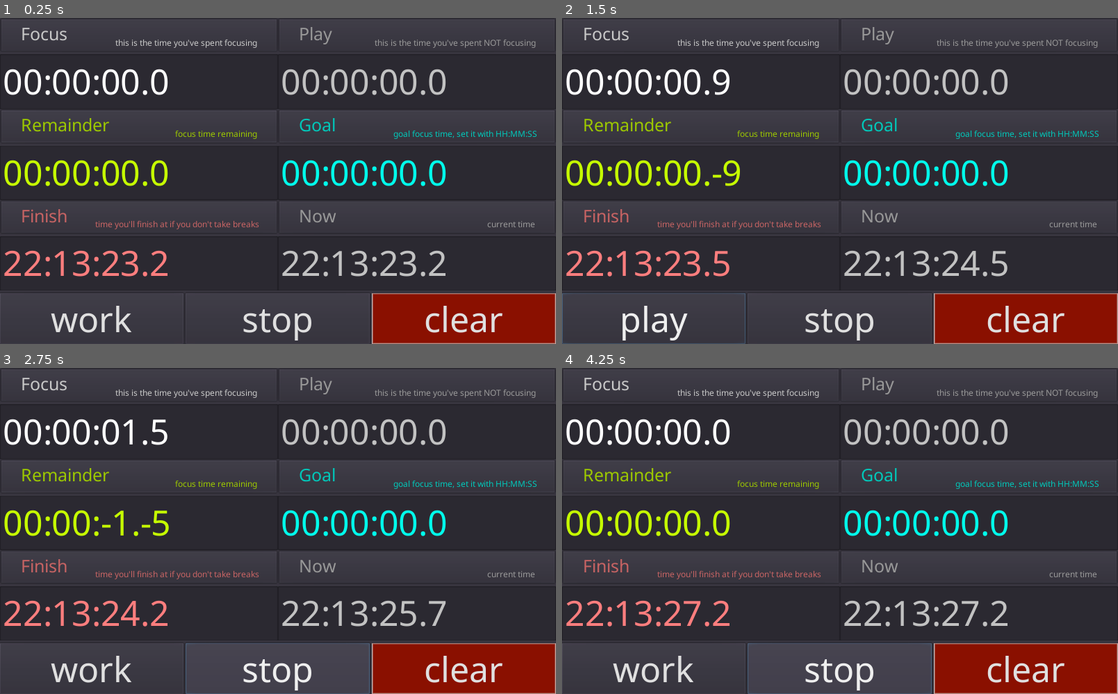
Above: before the commit, frames 1-4 (two rows, left to right).
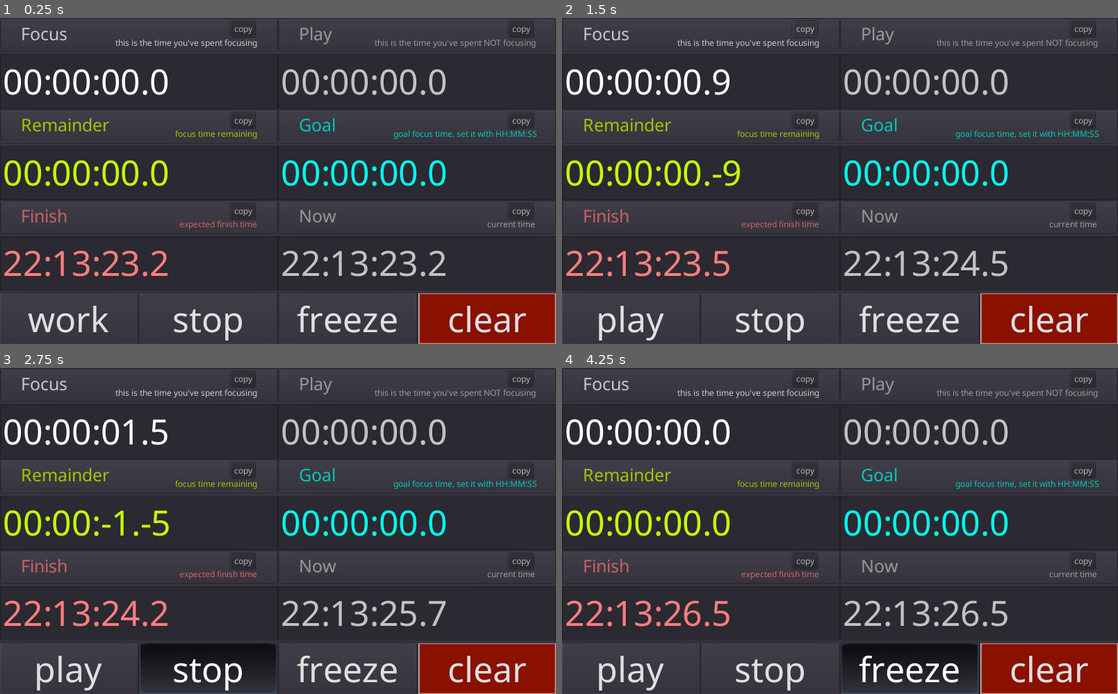
Above: after the commit, the same moments.

Repository: Streq/workplaytimer
Game: Godot game, scene res://main.tscn
Same seed, same stepped clock (60 frames per second), same inputs: the game is played once before the commit and once after it.
Inputs (mouse positions are in pixels of both pictures, inside the frame that each line leads up to):
- Up to frame 1 (0.25 s): no input
- Up to frame 2 (1.5 s): click "work" at 0.5 s; click (806, 27) at 1.25 s, where only the run after the commit has a clickable "copy"
- Up to frame 3 (2.75 s): click "stop" at 2 s
- Up to frame 4 (4.25 s): click "clear" at 2.75 s; click (912, 667) at 3.5 s, where only the run after the commit has a clickable "freeze"

The runs differ from the first frame. In frame 1, 3.9% of the frame differs, in the area x 5-96%, y 2-100%; in frame 2, 4.1%; in frame 3, 6.5%, in the area x 6-96%, y 2-100%; in frame 4, 6.2%.

Commit message:
freeze button + copy button

Diff:
--- /dev/null
+++ b/copy_to_clipboard.gd
@@ -0,0 +1,14 @@
+extends Button
+
+
+# Declare member variables here. Examples:
+# var a: int = 2
+# var b: String = "text"
+
+
+# Called when the node enters the scene tree for the first time.
+func _ready() -> void:
+	connect("pressed", self, "copy_to_clipboard")
+
+func copy_to_clipboard():
+	OS.clipboard = $"%label".text
--- a/main.gd
+++ b/main.gd
@@ -3,19 +3,26 @@
 onready var play: Button = $"%play"
 onready var stop: Button = $"%stop"
 onready var clear: Button = $"%clear"
+onready var freeze: Button = $"%freeze"
+
+onready var timers: GridContainer = $"%timers"
 
 onready var work_timer: TimeLabel = $"%work_timer"
 onready var play_timer: TimeLabel = $"%play_timer"
 onready var expected_finish: TimeLabel = $"%expected_finish"
 onready var work_goal: TimeLabel = $"%work_goal"
+onready var now: TimeLabel = $"%now"
 
 func _ready() -> void:
 	play.connect("pressed",self,"_on_play_button_pressed")
 	stop.connect("pressed",self,"_on_stop_button_pressed")
 	clear.connect("pressed",self,"_on_clear_button_pressed")
+	freeze.connect("pressed",self,"_on_freeze_button_pressed")
 	_on_clear_button_pressed()
 
 func _on_play_button_pressed():
+	unfreeze()
+	set_stop(false)
 	work_timer.switch()
 	if work_timer.stopped:
 		play_timer.on()
@@ -25,10 +32,40 @@
 		play.text = "play"
 		expected_finish.update_time()
 
+var stop_pressed = false
 func _on_stop_button_pressed():
-	work_timer.off()
-	play_timer.off()
-	play.text = "work"
+	set_stop(!stop_pressed)
+
+func set_stop(val):
+	unfreeze()
+	stop_pressed = val
+	work_timer.set_frozen(stop_pressed)
+	play_timer.set_frozen(stop_pressed)
+	stop.pressed = stop_pressed
+
+func _on_freeze_button_pressed():
+	if frozen:
+		unfreeze()
+	else:
+		freeze()
+
+var frozen = false
+
+func freeze():
+	set_stop(false)
+	frozen = true
+#	freeze.text = "thaw"
+	freeze.pressed = true
+	for timer in timers.get_children():
+		timer.freeze()
+
+func unfreeze():
+	frozen = false
+#	freeze.text = "freeze"
+	freeze.pressed = false
+	for timer in timers.get_children():
+		timer.unfreeze()
+
 
 func _on_clear_button_pressed():
 	work_timer.off()
--- a/main.tscn
+++ b/main.tscn
@@ -70,7 +70,8 @@
 size_flags_vertical = 3
 alignment = 1
 
-[node name="GridContainer" type="GridContainer" parent="HBoxContainer/VBoxContainer"]
+[node name="timers" type="GridContainer" parent="HBoxContainer/VBoxContainer"]
+unique_name_in_owner = true
 margin_right = 1024.0
 margin_bottom = 504.0
 size_flags_horizontal = 3
@@ -79,13 +80,13 @@
 custom_constants/hseparation = 0
 columns = 2
 
-[node name="work_timer" parent="HBoxContainer/VBoxContainer/GridContainer" instance=ExtResource( 3 )]
+[node name="work_timer" parent="HBoxContainer/VBoxContainer/timers" instance=ExtResource( 3 )]
 unique_name_in_owner = true
 margin_right = 512.0
 margin_bottom = 168.0
 color = Color( 1, 1, 1, 1 )
 
-[node name="play_timer" parent="HBoxContainer/VBoxContainer/GridContainer" instance=ExtResource( 3 )]
+[node name="play_timer" parent="HBoxContainer/VBoxContainer/timers" instance=ExtResource( 3 )]
 unique_name_in_owner = true
 margin_left = 512.0
 margin_right = 1024.0
@@ -94,7 +95,7 @@
 title = "Play"
 description = "this is the time you've spent NOT focusing"
 
-[node name="remainder" parent="HBoxContainer/VBoxContainer/GridContainer" instance=ExtResource( 3 )]
+[node name="remainder" parent="HBoxContainer/VBoxContainer/timers" instance=ExtResource( 3 )]
 unique_name_in_owner = true
 margin_top = 168.0
 margin_right = 512.0
@@ -106,7 +107,7 @@
 goal_path = NodePath("../work_goal")
 timer_path = NodePath("../work_timer")
 
-[node name="work_goal" parent="HBoxContainer/VBoxContainer/GridContainer" instance=ExtResource( 3 )]
+[node name="work_goal" parent="HBoxContainer/VBoxContainer/timers" instance=ExtResource( 3 )]
 unique_name_in_owner = true
 margin_left = 512.0
 margin_top = 168.0
@@ -117,7 +118,7 @@
 title = "Goal"
 description = "goal focus time, set it with HH:MM:SS"
 
-[node name="expected_finish" parent="HBoxContainer/VBoxContainer/GridContainer" instance=ExtResource( 3 )]
+[node name="expected_finish" parent="HBoxContainer/VBoxContainer/timers" instance=ExtResource( 3 )]
 unique_name_in_owner = true
 margin_top = 336.0
 margin_right = 512.0
@@ -125,13 +126,13 @@
 script = ExtResource( 7 )
 color = Color( 1, 0.498039, 0.498039, 1 )
 title = "Finish"
-description = "time you'll finish at if you don't take breaks"
+description = "expected finish time"
 remainder_path = NodePath("../remainder")
 timer_path = NodePath("../work_timer")
 goal_path = NodePath("../work_goal")
 now_path = NodePath("../now")
 
-[node name="now" parent="HBoxContainer/VBoxContainer/GridContainer" instance=ExtResource( 3 )]
+[node name="now" parent="HBoxContainer/VBoxContainer/timers" instance=ExtResource( 3 )]
 unique_name_in_owner = true
 margin_left = 512.0
 margin_top = 336.0
@@ -150,22 +151,32 @@
 
 [node name="play" type="Button" parent="HBoxContainer/VBoxContainer/HBoxContainer2"]
 unique_name_in_owner = true
-margin_right = 338.0
+margin_right = 253.0
 margin_bottom = 94.0
 size_flags_horizontal = 3
 text = "work"
 
 [node name="stop" type="Button" parent="HBoxContainer/VBoxContainer/HBoxContainer2"]
 unique_name_in_owner = true
-margin_left = 342.0
-margin_right = 681.0
+margin_left = 257.0
+margin_right = 510.0
 margin_bottom = 94.0
 size_flags_horizontal = 3
+toggle_mode = true
 text = "stop"
+
+[node name="freeze" type="Button" parent="HBoxContainer/VBoxContainer/HBoxContainer2"]
+unique_name_in_owner = true
+margin_left = 514.0
+margin_right = 767.0
+margin_bottom = 94.0
+size_flags_horizontal = 3
+toggle_mode = true
+text = "freeze"
 
 [node name="clear" type="Button" parent="HBoxContainer/VBoxContainer/HBoxContainer2"]
 unique_name_in_owner = true
-margin_left = 685.0
+margin_left = 771.0
 margin_right = 1024.0
 margin_bottom = 94.0
 size_flags_horizontal = 3
--- a/time_label.gd
+++ b/time_label.gd
@@ -72,14 +72,10 @@
 
 func on():
 	stopped = false
-	set_process(true)
-	emit_signal("started")
-	_start()
+	update_process()
 func off():
 	stopped = true
-	set_process(false)
-	emit_signal("stopped")
-	_stop()
+	update_process()
 func _on_text_entered(new_text := ""):
 	msec = Global.from_text(label.text)
 	render_text()
@@ -91,3 +87,26 @@
 	pass
 func _stop():
 	pass
+
+var frozen = false
+func set_frozen(val):
+	if val:
+		freeze()
+	else:
+		unfreeze()
+func freeze():
+	frozen = true
+	update_process()
+func unfreeze():
+	frozen = false
+	update_process()
+
+func update_process():
+	var process = !frozen and !stopped
+	set_process(process)
+	if !process:
+		emit_signal("stopped")
+		_stop()
+	else:
+		emit_signal("started")
+		_start()
--- /dev/null
+++ b/update.gd
@@ -0,0 +1,14 @@
+extends Button
+
+
+# Declare member variables here. Examples:
+# var a: int = 2
+# var b: String = "text"
+
+
+# Called when the node enters the scene tree for the first time.
+func _ready() -> void:
+	connect("pressed", self, "refresh")
+
+func refresh():
+	owner._process(0.0)
--- a/work_timer.tscn
+++ b/work_timer.tscn
@@ -1,7 +1,8 @@
-[gd_scene load_steps=4 format=2]
+[gd_scene load_steps=5 format=2]
 
 [ext_resource path="res://work_timer.gd" type="Script" id=1]
 [ext_resource path="res://assets/fonts/medium_font.tres" type="DynamicFont" id=2]
+[ext_resource path="res://copy_to_clipboard.gd" type="Script" id=3]
 [ext_resource path="res://assets/fonts/small_font.tres" type="DynamicFont" id=4]
 
 [node name="work_timer" type="VBoxContainer"]
@@ -43,6 +44,22 @@
 custom_fonts/font = ExtResource( 2 )
 text = "Focus"
 
+[node name="HBoxContainer" type="HBoxContainer" parent="Panel/MarginContainer/VBoxContainer/title"]
+anchor_left = 1.0
+anchor_right = 1.0
+margin_left = -48.0
+margin_bottom = 29.0
+grow_horizontal = 0
+
+[node name="Button" type="Button" parent="Panel/MarginContainer/VBoxContainer/title/HBoxContainer"]
+margin_right = 48.0
+margin_bottom = 29.0
+grow_horizontal = 0
+custom_fonts/font = ExtResource( 4 )
+text = "copy"
+align = 0
+script = ExtResource( 3 )
+
 [node name="description" type="Label" parent="Panel/MarginContainer/VBoxContainer"]
 unique_name_in_owner = true
 margin_top = 29.0
